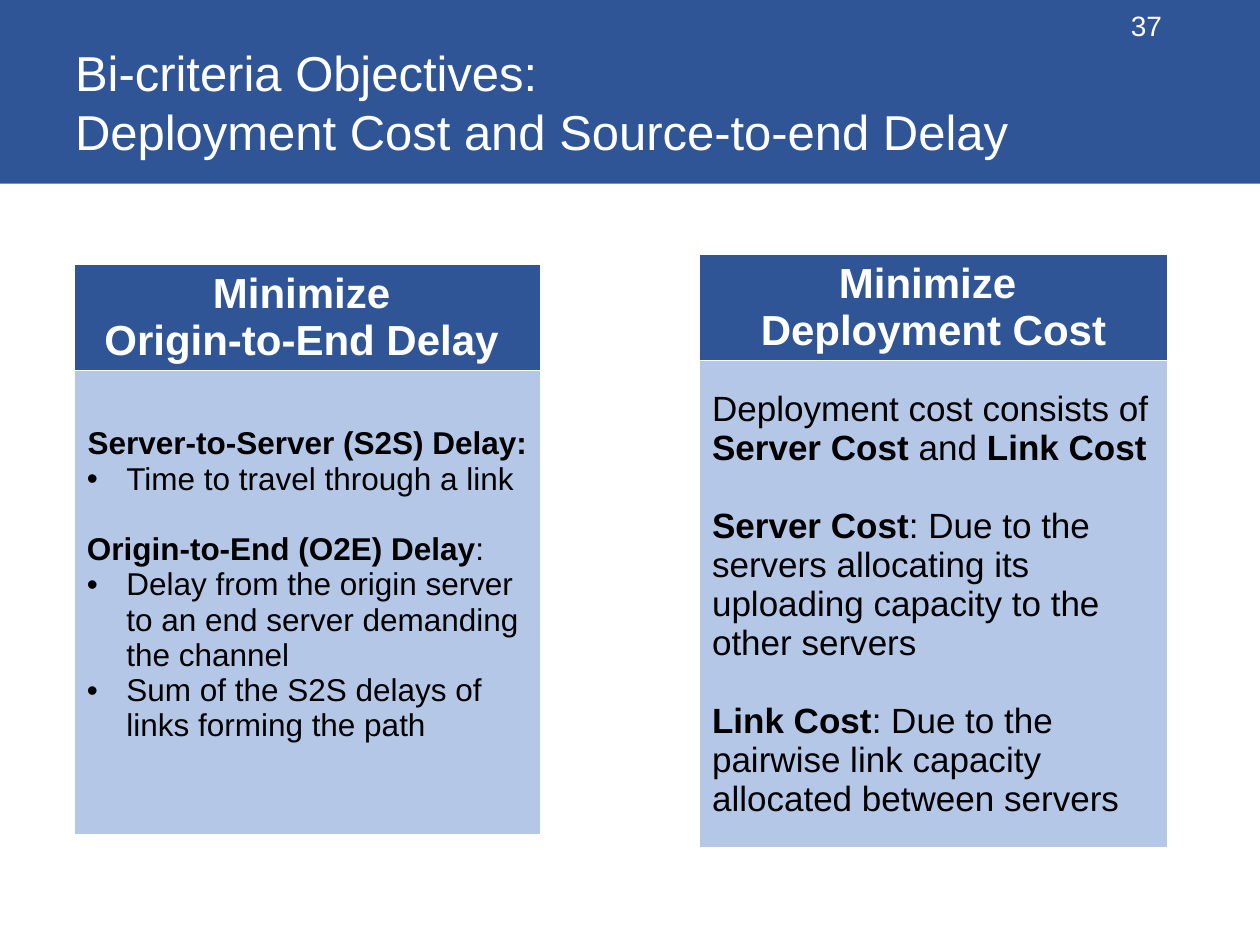
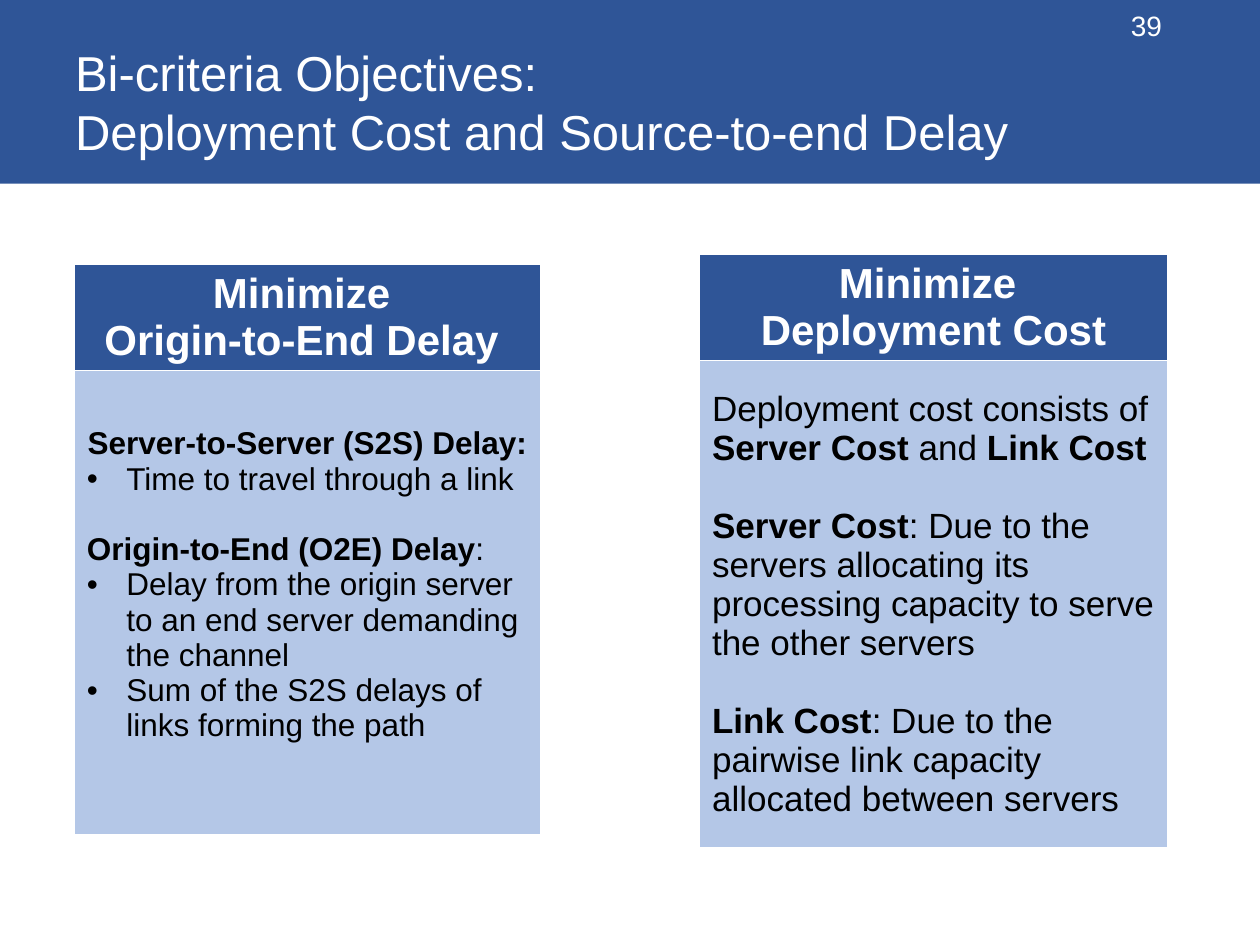
Before and after one commit to changzhangyu/changzhangyu.github.io, a slide deck: slide 39 of files/thesis/thesis.pptx (slide 37 before the commit). Drawn at 1260x945 pixels with LibreOffice and Linux fonts; fonts in the diff are those of the drawing. Boxes give left, top, right and bottom in pixels: in the first picture for what was removed or moved away, otherwise in the second. Text is boxed around its words. In the diff, an @@ line names an element or a change of style, - is before the commit and + after.

```diff
--- a/files/thesis/thesis.pptx
+++ b/files/thesis/thesis.pptx
@@ page number at [1131,16,1162,37]: text changed @@
-37
+39
@@ table at [699,255,1167,856] @@
-row 2, column 1: Deployment cost consists of Server Cost and Link Cost / Server Cost: Due to the servers allocating its uploading capacity to the other servers / Link Cost: Due to the pairwise link capacity allocated between servers
+row 2, column 1: Deployment cost consists of Server Cost and Link Cost / Server Cost: Due to the servers allocating its processing capacity to serve the other servers / Link Cost: Due to the pairwise link capacity allocated between servers
```
Also in this commit, not shown: 29 other slides changed, 7 slides added, 1 slide removed, 1 other file.
